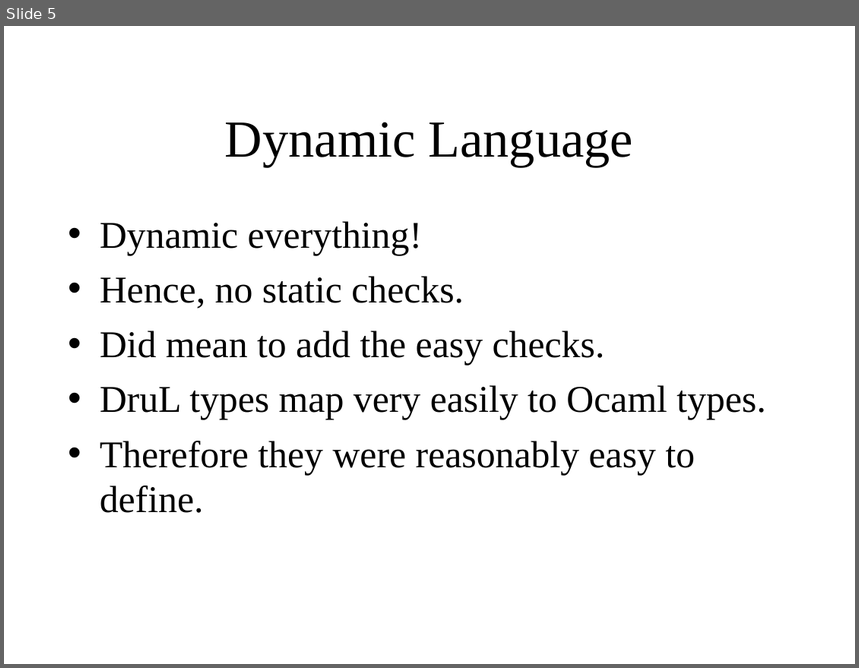
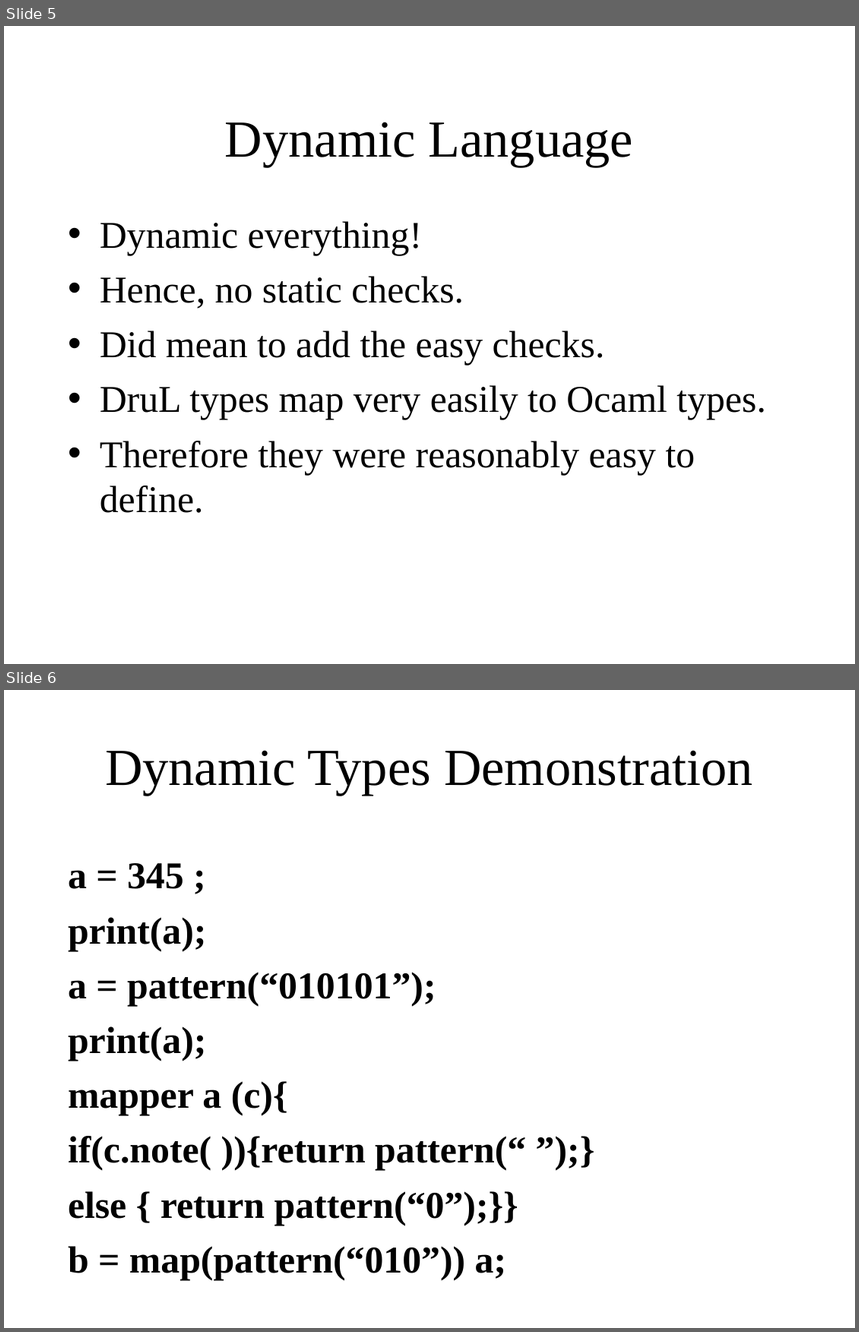
Before and after one commit to waseemilahi/drul, a slide deck: Presentation/Part3.ppt. Shown one above the other, each under a label of ours: slide 5 before the commit, slides 5 and 6 after it. The pictures are 859x668 and 859x1332 pixels, drawn with LibreOffice and Linux fonts; fonts in the diff are those of the drawing. Boxes give left, top, right and bottom in pixels: in the first picture for what was removed or moved away, otherwise in the second. Text is boxed around its words. In the diff, an @@ line names an element or a change of style, - is before the commit and + after.

```diff
--- a/Presentation/Part3.ppt
+++ b/Presentation/Part3.ppt
@@ slide 6 added at (x1=4, y1=690, x2=855, y2=1328), background #FFFFFF @@
@@ title added at (x1=105, y1=750, x2=753, y2=795), 44 pt, text #000000 @@
+Dynamic Types Demonstration
@@ subtitle added at (x1=68, y1=863, x2=526, y2=1281), 32 pt, text #000000, bold @@
+a = 345 ;
+print(a);
+a = pattern(“010101”);
+print(a);
+mapper a (c){
+if(c.note( )){return pattern(“ ”);}
+else { return pattern(“0”);}}
+b = map(pattern(“010”)) a;
```
Also in this commit, not shown: 1 slide changed.
